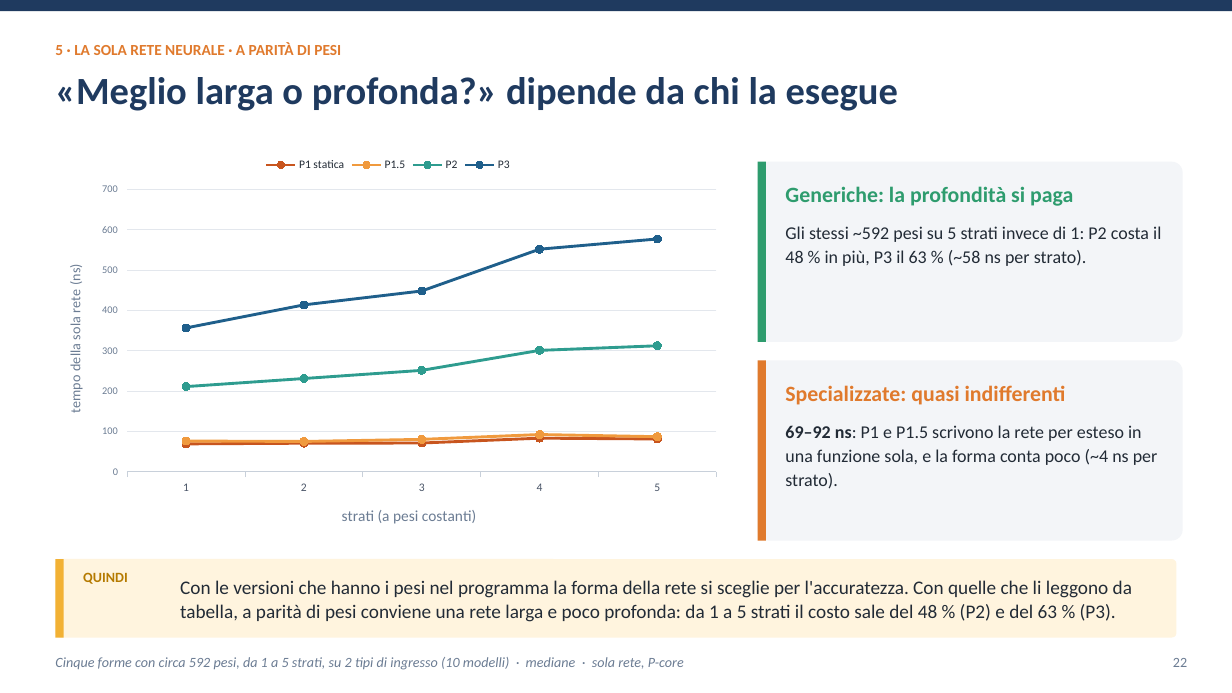
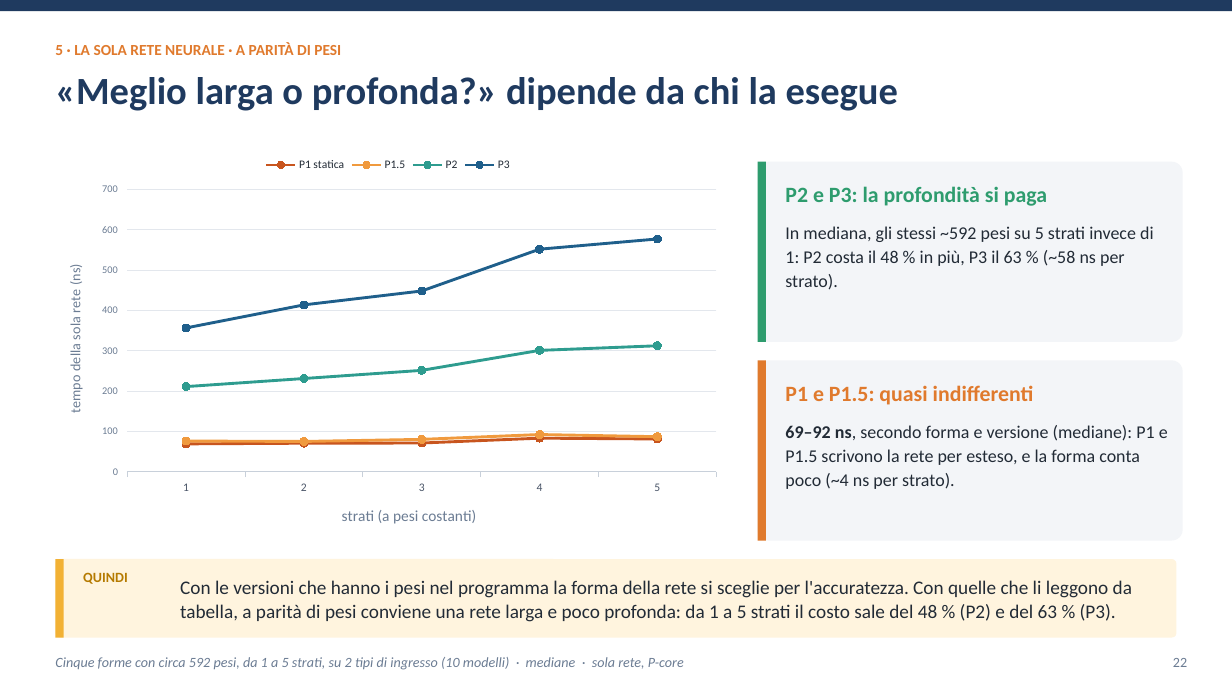
Before and after one commit to ettore-cantile/ipa_lab, a slide deck: slide 22 of docs/Inferenza di una rete neurale nel kernel Linux con eBPF XDP.pptx. Drawn at 1232x693 pixels with LibreOffice and Linux fonts; fonts in the diff are those of the drawing. Boxes give left, top, right and bottom in pixels: in the first picture for what was removed or moved away, otherwise in the second. Text is boxed around its words. In the diff, an @@ line names an element or a change of style, - is before the commit and + after.

```diff
--- a/docs/Inferenza di una rete neurale nel kernel Linux con eBPF XDP.pptx
+++ b/docs/Inferenza di una rete neurale nel kernel Linux con eBPF XDP.pptx
@@ text at (785,186,1047,206): text changed @@
-Generiche: la profondità si paga
+P2 e P3: la profondità si paga
@@ text at (785,226,1154,290): text changed @@
-Gli stessi ~592 pesi su 5 strati invece di 1: P2 costa il 48 % in più, P3 il 63 % (~58 ns per strato).
+In mediana, gli stessi ~592 pesi su 5 strati invece di 1: P2 costa il 48 % in più, P3 il 63 % (~58 ns per strato).
@@ text at (785,385,1034,405): text changed @@
-Specializzate: quasi indifferenti
+P1 e P1.5: quasi indifferenti
@@ text at (785,425,1168,489): text changed @@
-69–92 ns: P1 e P1.5 scrivono la rete per esteso in una funzione sola, e la forma conta poco (~4 ns per strato).
+69–92 ns, secondo forma e versione (mediane): P1 e P1.5 scrivono la rete per esteso, e la forma conta poco (~4 ns per strato).
```
Also in this commit, not shown: 20 other slides changed, 11 other files.
